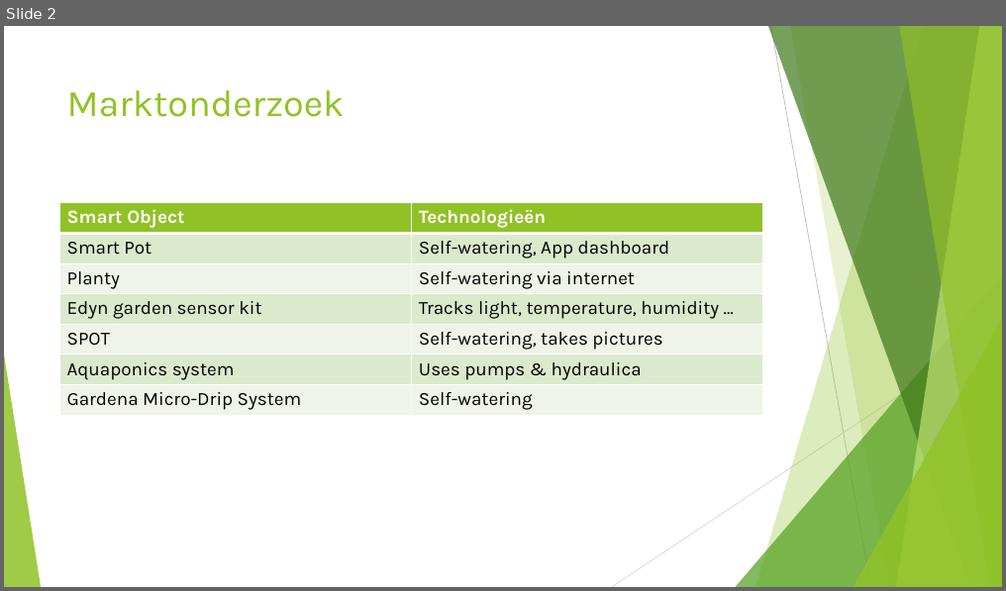
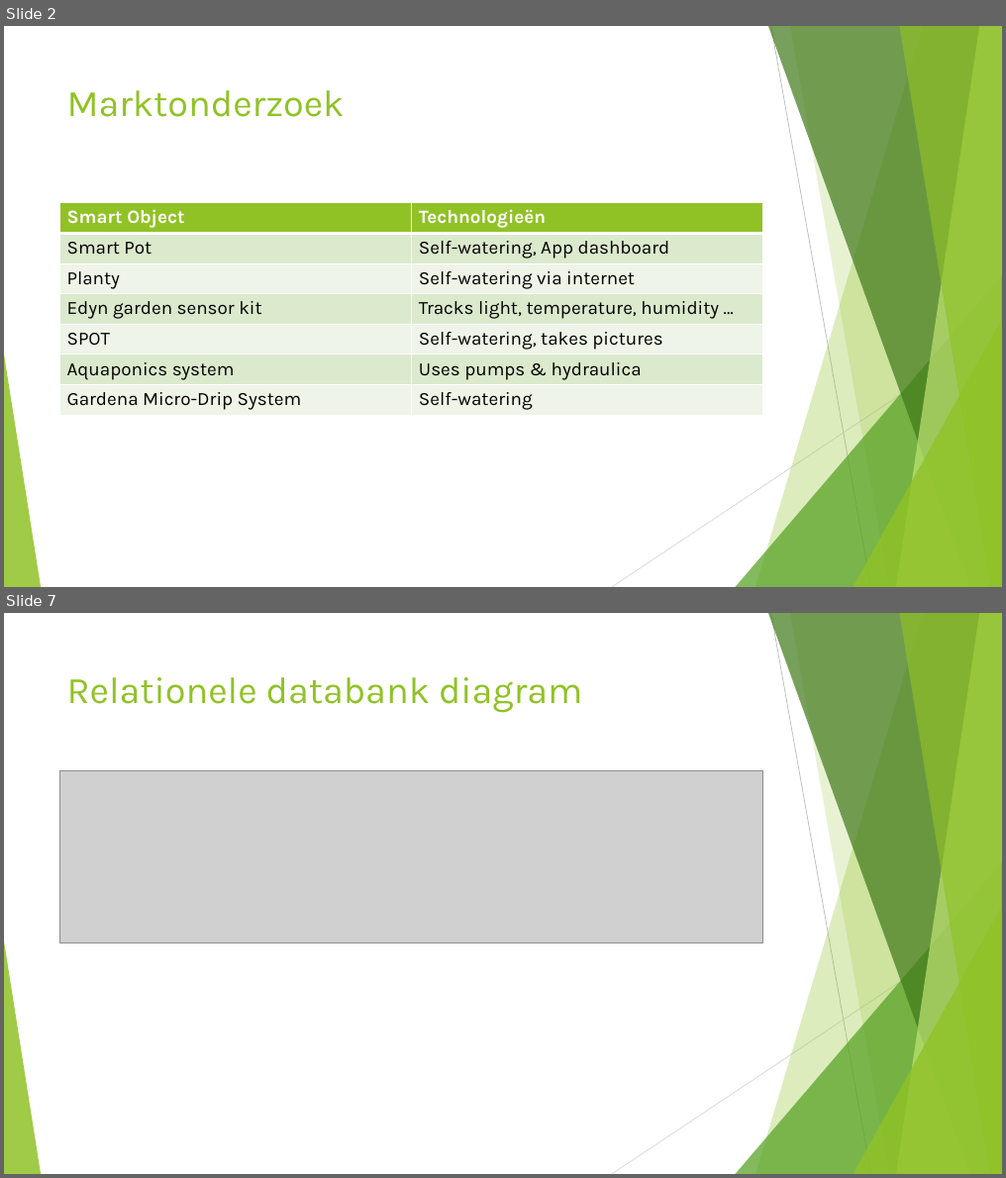
Before and after one commit to AP-IT-GH/iot18-lf2, a slide deck: doc/Lab Farm presentatie.pptx. Shown one above the other, each under a label of ours: slide 2 before the commit, slides 2 and 7 after it; the slides between them are not shown. The pictures are 1006x591 and 1006x1178 pixels, drawn with LibreOffice and Linux fonts; fonts in the diff are those of the drawing; grey boxes stand for pictures. Boxes give left, top, right and bottom in pixels: in the first picture for what was removed or moved away, otherwise in the second. Text is boxed around its words. In the diff, an @@ line names an element or a change of style, - is before the commit and + after.

```diff
--- a/doc/Lab Farm presentatie.pptx
+++ b/doc/Lab Farm presentatie.pptx
@@ slide 7 added at (4,613,1002,1174), background #FFFFFF; not listed: 10 template elements that a slide beside it also shows @@
@@ title added at (67,677,583,713), 36 pt, text #90C226 @@
+Relationele databank diagram
@@ picture added at (59,771,763,943) @@
```
Also in this commit, not shown: 4 slides changed, 2 slides removed, 1 other file.
